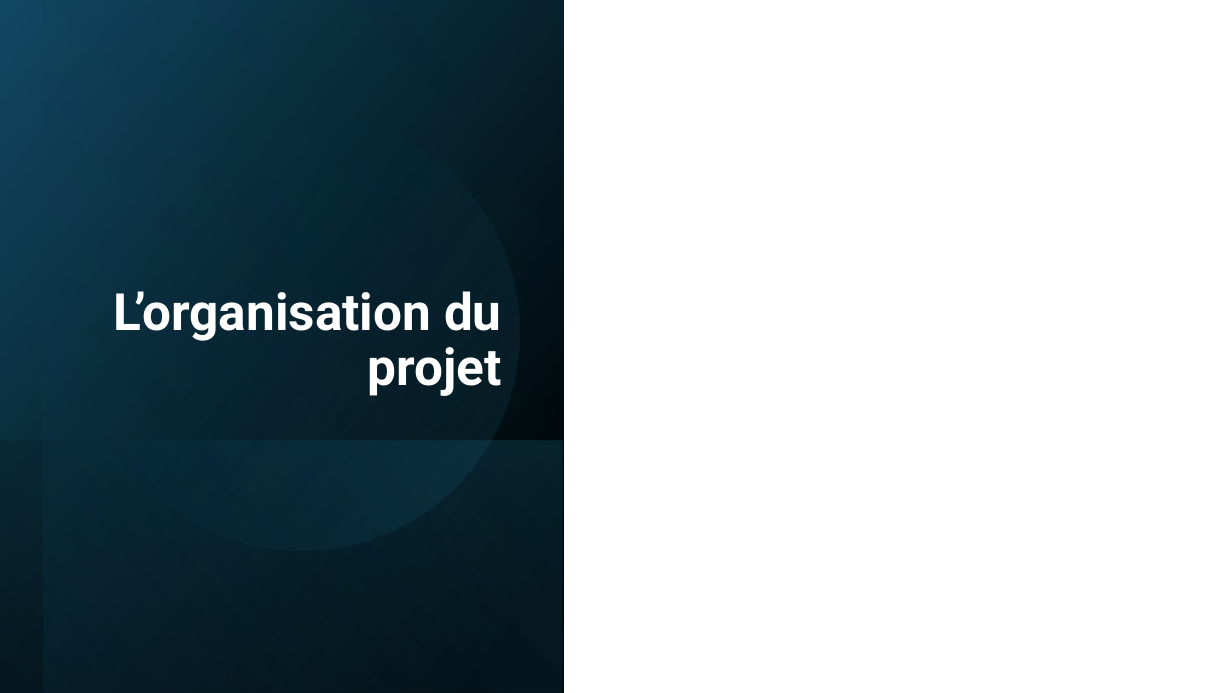
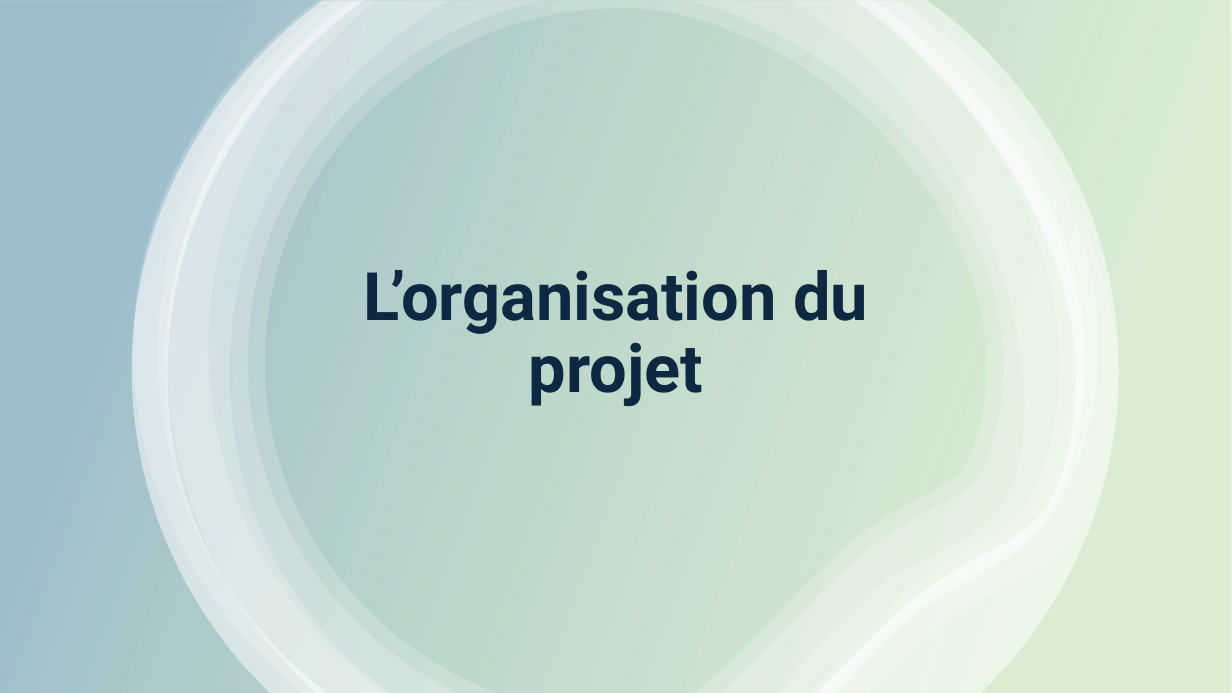
Before and after one commit to xpelletier07/Projet_Site_Immigration, a slide deck: slide 11 of Mandats/Mandat_3/Présentation.pptx (slide 24 before the commit). Drawn at 1232x693 pixels with LibreOffice and Linux fonts; fonts in the diff are those of the drawing. Boxes give left, top, right and bottom in pixels: in the first picture for what was removed or moved away, otherwise in the second. Text is boxed around its words. In the diff, an @@ line names an element or a change of style, - is before the commit and + after.

```diff
--- a/Mandats/Mandat_3/Présentation.pptx
+++ b/Mandats/Mandat_3/Présentation.pptx
@@ rectangle removed at (0, 0, 564, 693) @@
@@ rectangle added at (0, 0, 1232, 693), fill gradient #4EA72E to #156082 @@
@@ rectangle removed at (44, 0, 564, 693) @@
@@ group added at (132, 0, 1119, 693): 6 freeform shapes @@
@@ ellipse removed at (44, 74, 559, 589) @@
@@ title "L’organisation du projet": place and size @@
-title "L’organisation du projet" at (114, 291, 502, 396)
+title "L’organisation du projet" at (364, 270, 868, 406)
@@ title "L’organisation du projet" at (364, 270, 868, 406): size 40 to 52 pt, text colour #FFFFFF to #0E2841; alignment right to centre @@
@@ rectangle removed at (0, 440, 563, 693) @@
```
Also in this commit, not shown: 19 other slides changed, 13 slides removed, 1 other file.
